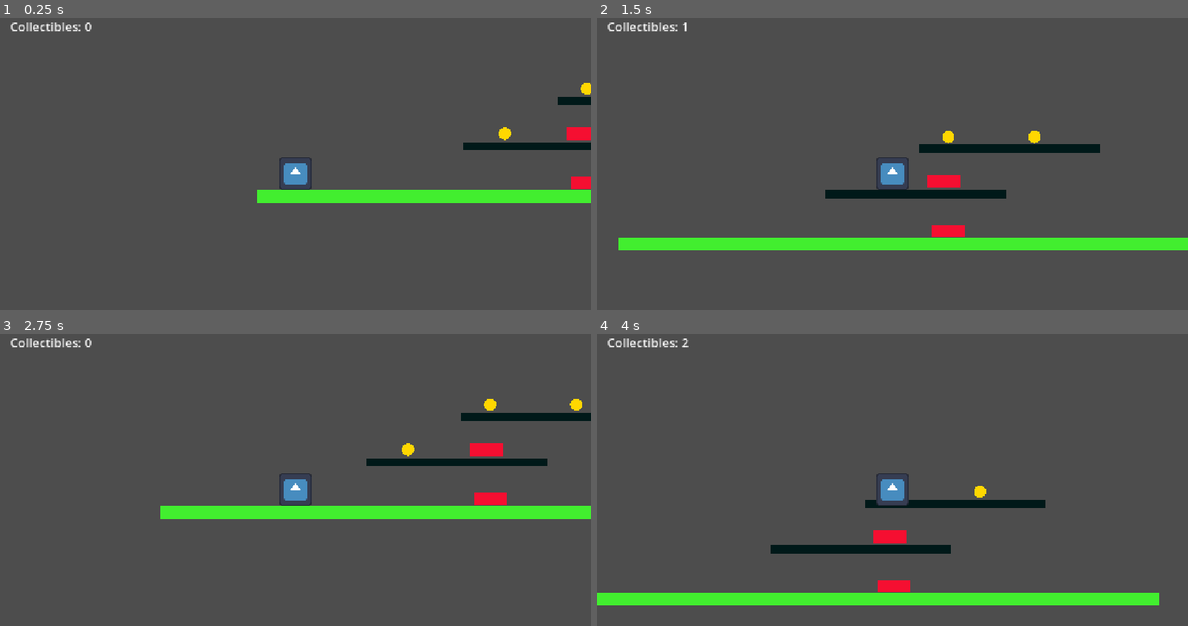
Above: before the commit, frames 1-4 (two rows, left to right).
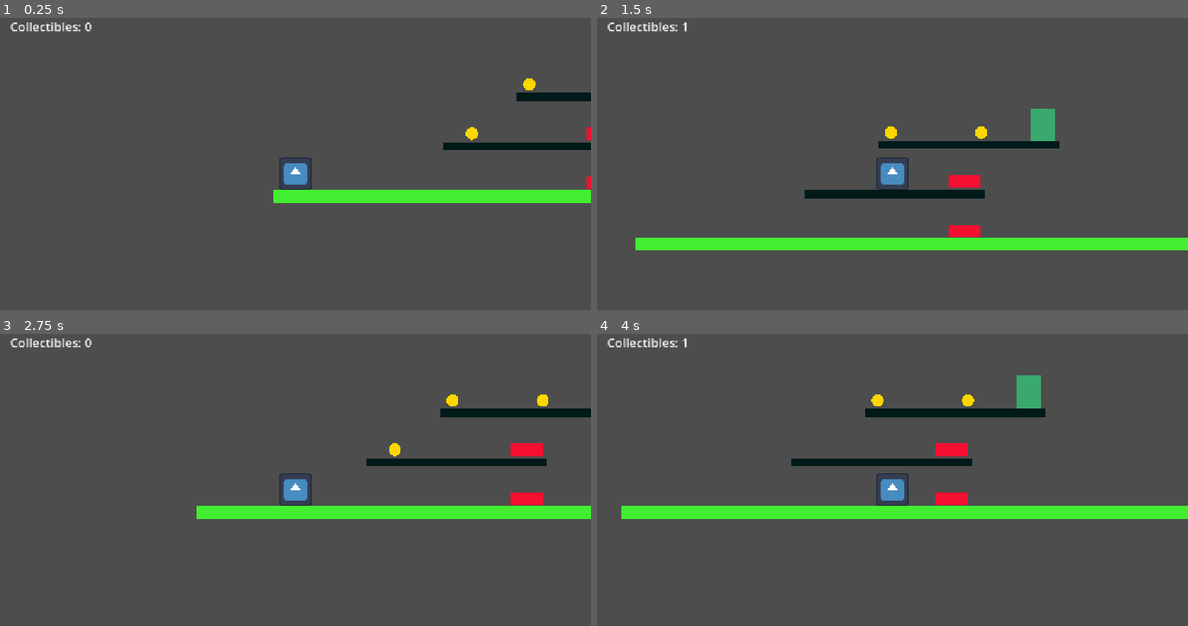
Above: after the commit, the same moments.

Repository: jarquafelmu/platformer-spike
Game: Godot game, scene res://scenes/root.tscn
Two runs of this game, one before a commit and one after it. Both use one fixed random seed, a clock stepped at 60 frames per second and the inputs below. The engine's default icon, where the game draws it, is replaced by a stand-in: a white triangle on a blue panel in a dark square.
Inputs:
- Up to frame 1 (0.25 s): no input
- Up to frame 2 (1.5 s): tap Enter at 0.5 s; hold D (move_right) from 0.53 s (still down); tap Space (jump) at 0.77 s
- Up to frame 3 (2.75 s): tap Space (jump) at 1.52 s; release D (move_right) at 2.03 s; hold A (move_left) from 2.03 s (still down)
- Up to frame 4 (4 s): release A (move_left) at 2.78 s; hold D (move_right) from 2.78 s (still down); tap Space (jump) at 3.02, 3.77 s

The runs differ from the first frame. In frame 1, 1.1% of the frame differs, in the area x 43-100%, y 20-64%; in frame 2, 2.5%; in frame 3, 2.4%; in frame 4, 13%, in the area x 0-100%, y 1-93%.

Commit message:
feat: add goal

Diff:
--- a/project.godot
+++ b/project.godot
@@ -19,6 +19,10 @@
 
 window/stretch/mode="canvas_items"
 window/stretch/aspect="expand"
+
+[global_group]
+
+player=""
 
 [input]
 
--- a/scenes/character/player.tscn
+++ b/scenes/character/player.tscn
@@ -6,7 +6,7 @@
 [sub_resource type="RectangleShape2D" id="RectangleShape2D_s4ll1"]
 size = Vector2(64, 64)
 
-[node name="Player" type="CharacterBody2D" unique_id=1264734666]
+[node name="Player" type="CharacterBody2D" unique_id=1264734666 groups=["player"]]
 script = ExtResource("1_tum32")
 metadata/_edit_group_ = true
 
--- /dev/null
+++ b/scenes/goal/goal.tscn
@@ -0,0 +1,21 @@
+[gd_scene format=3 uid="uid://dhtcu3vlh8r6d"]
+
+[ext_resource type="Script" uid="uid://b8nub5kwk3q1e" path="res://scripts/goal/goal.gd" id="1_c37cn"]
+
+[sub_resource type="RectangleShape2D" id="RectangleShape2D_7u1wl"]
+size = Vector2(48, 64)
+
+[node name="Goal" type="Area2D" unique_id=1614178454]
+script = ExtResource("1_c37cn")
+
+[node name="ColorRect" type="ColorRect" parent="." unique_id=947376352]
+offset_left = -24.0
+offset_top = -32.0
+offset_right = 24.0
+offset_bottom = 32.0
+color = Color(0.15686275, 0.972549, 0.5411765, 0.5372549)
+
+[node name="CollisionShape2D" type="CollisionShape2D" parent="." unique_id=530918976]
+shape = SubResource("RectangleShape2D_7u1wl")
+
+[connection signal="body_entered" from="." to="." method="_on_body_entered"]
--- a/scenes/hud/hud.gd
+++ b/scenes/hud/hud.gd
@@ -1,6 +1,13 @@
 extends CanvasLayer
 
 @onready var collectible_label: Label = $CollectibleLabel
+@onready var goal_label: Label = $GoalLabel
+
+func _ready() -> void:
+	goal_label.hide()
 
 func _on_player_collectible_count_changed(new_count: int) -> void:
 	collectible_label.text = "Collectibles: %d" % new_count
+
+func _on_goal_reached() -> void:
+	goal_label.show()
--- a/scenes/hud/hud.tscn
+++ b/scenes/hud/hud.tscn
@@ -4,6 +4,8 @@
 
 [sub_resource type="LabelSettings" id="LabelSettings_7u1wl"]
 font_size = 24
+
+[sub_resource type="LabelSettings" id="LabelSettings_0stqu"]
 
 [node name="Hud" type="CanvasLayer" unique_id=1210022692]
 script = ExtResource("1_48c2t")
@@ -15,3 +17,11 @@
 offset_bottom = 50.0
 text = "Collectibles: 0"
 label_settings = SubResource("LabelSettings_7u1wl")
+
+[node name="GoalLabel" type="Label" parent="." unique_id=166190737]
+offset_left = 24.0
+offset_top = 48.0
+offset_right = 161.0
+offset_bottom = 71.0
+text = "LEVEL COMPLETE!"
+label_settings = SubResource("LabelSettings_0stqu")
--- a/scenes/root.tscn
+++ b/scenes/root.tscn
@@ -5,6 +5,7 @@
 [ext_resource type="PackedScene" uid="uid://bx5bwp1ajff86" path="res://scenes/hazard/hazard.tscn" id="3_jh1ax"]
 [ext_resource type="PackedScene" uid="uid://cal2orypai3ls" path="res://scenes/collectible/collectible.tscn" id="4_sqa0i"]
 [ext_resource type="PackedScene" uid="uid://jq4hgbnern7k" path="res://scenes/hud/hud.tscn" id="5_jh1ax"]
+[ext_resource type="PackedScene" uid="uid://dhtcu3vlh8r6d" path="res://scenes/goal/goal.tscn" id="6_kycxp"]
 
 [sub_resource type="PhysicsMaterial" id="PhysicsMaterial_sdrrl"]
 
@@ -14,16 +15,16 @@
 [node name="Level" type="Node2D" unique_id=1987240509]
 
 [node name="Platform" parent="." unique_id=637181303 instance=ExtResource("1_lrqlo")]
-position = Vector2(72, 224)
+position = Vector2(512, 224)
 
 [node name="Platform2" parent="." unique_id=486497209 instance=ExtResource("1_lrqlo")]
-position = Vector2(256, 136)
+position = Vector2(656, 128)
 
 [node name="Player" parent="." unique_id=1264734666 instance=ExtResource("2_sqa0i")]
-position = Vector2(-432, 264)
+position = Vector2(48, 272)
 
 [node name="Ground" type="StaticBody2D" parent="." unique_id=772687560]
-position = Vector2(72, 320)
+position = Vector2(584, 320)
 physics_material_override = SubResource("PhysicsMaterial_sdrrl")
 metadata/_edit_group_ = true
 
@@ -36,19 +37,19 @@
 polygon = PackedVector2Array(-579, -10, -579, 14, 581, 14, 581, -10)
 
 [node name="Hazard" parent="." unique_id=1005165900 instance=ExtResource("3_jh1ax")]
-position = Vector2(136, 296)
+position = Vector2(648, 296)
 
 [node name="Hazard2" parent="." unique_id=346720916 instance=ExtResource("3_jh1ax")]
-position = Vector2(128, 200)
+position = Vector2(648, 200)
 
 [node name="Collectible" parent="." unique_id=1606544099 instance=ExtResource("4_sqa0i")]
-position = Vector2(-24, 200)
+position = Vector2(392, 200)
 
 [node name="Collectible2" parent="." unique_id=734870289 instance=ExtResource("4_sqa0i")]
-position = Vector2(136, 112)
+position = Vector2(504, 104)
 
 [node name="Collectible3" parent="." unique_id=779373908 instance=ExtResource("4_sqa0i")]
-position = Vector2(304, 112)
+position = Vector2(680, 104)
 
 [node name="Hud" parent="." unique_id=1210022692 instance=ExtResource("5_jh1ax")]
 
@@ -60,6 +61,10 @@
 offset_bottom = 54.0
 metadata/_edit_use_anchors_ = true
 
+[node name="Goal" parent="." unique_id=1614178454 instance=ExtResource("6_kycxp")]
+position = Vector2(800, 88)
+
 [connection signal="collectible_count_changed" from="Player" to="Hud" method="_on_player_collectible_count_changed"]
+[connection signal="reached" from="Goal" to="Hud" method="_on_goal_reached"]
 
 [editable path="Hud"]
--- /dev/null
+++ b/scripts/goal/goal.gd
@@ -0,0 +1,13 @@
+extends Area2D
+
+signal reached
+
+var activated: bool = false
+
+func _on_body_entered(body: Node2D) -> void:
+	if activated or not body.is_in_group("player"):
+		return
+
+	activated = true
+	reached.emit()
+	set_deferred("monitoring", false)
Not shown, added: scripts/goal/goal.gd.uid
